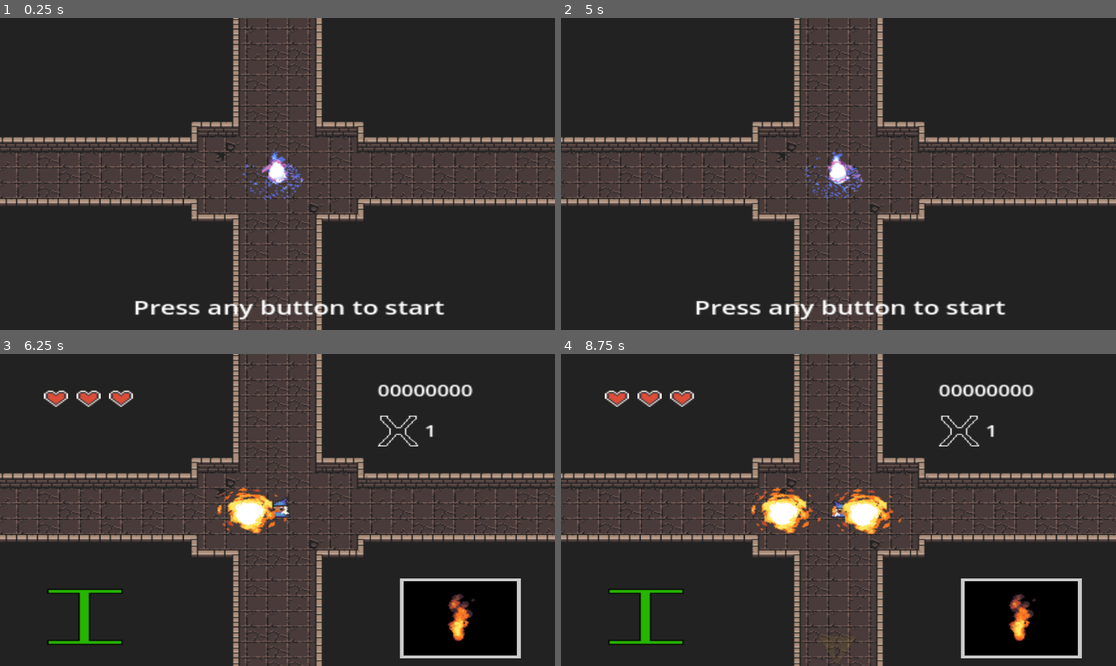
Above: before the commit, frames 1-4 (two rows, left to right).
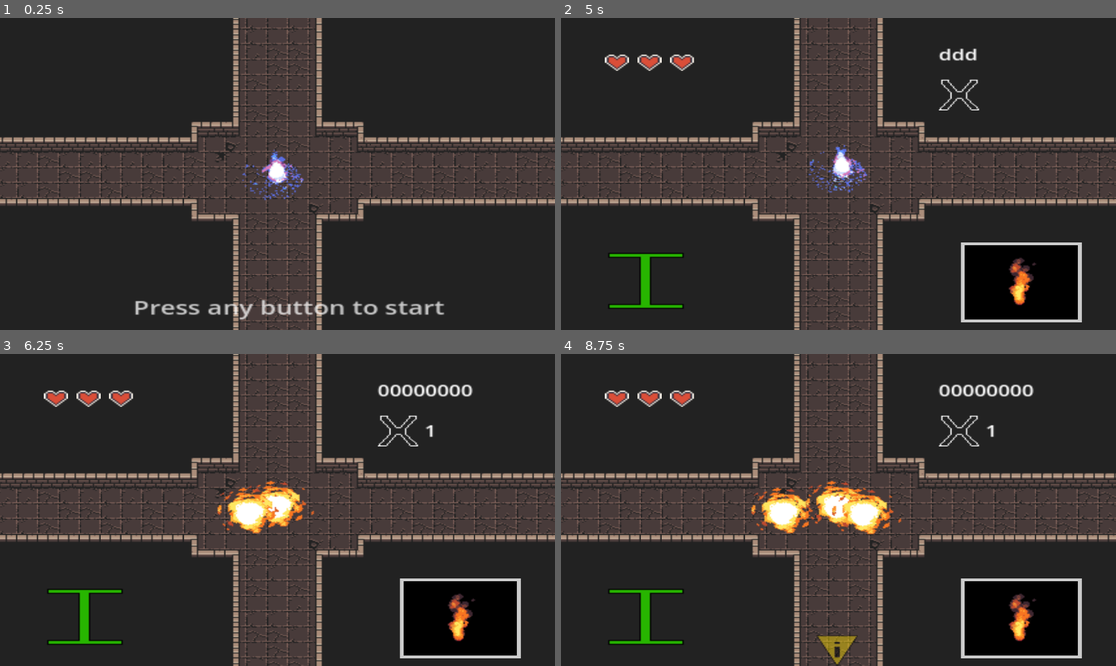
Above: after the commit, the same moments.

Repository: sentinelle28/wizard_minigame
Game: Godot game, scene res://menu/main.tscn
The game is run twice, just before and just after one commit, with the same random seed, the same clock (stepped at 60 frames per second) and the same inputs. The engine's default icon, where the game draws it, is replaced by a stand-in: a white triangle on a blue panel in a dark square. Sound files missing from this copy of the repository are replaced by a short silence.
Inputs (mouse positions are in pixels of both pictures, inside the frame that each line leads up to):
- Up to frame 1 (0.25 s): no input
- Up to frame 2 (5 s): click (849, 167) at 0.5 s; move the mouse to (960, 158) at 1.27 s; tap Mouse wheel down (change_spell_down) at 1.35, 3.6 s; tap Enter at 2 s; move the mouse to (727, 189) at 2.02 s; tap Mouse wheel up (change_spell_up) at 2.1, 4.35 s; tap Space at 2.75 s; move the mouse to (894, 105) at 2.77 s; click (894, 105) at 2.85 s; move the mouse to (810, 236) at 3.52 s; move the mouse to (1005, 220) at 4.27 s; tap Escape (return) at 4.9 s
- Up to frame 3 (6.25 s): click (288, 503) at 5.02 s; move the mouse to (111, 463) at 5.77 s; click (111, 463) at 5.85 s
- Up to frame 4 (8.75 s): move the mouse to (866, 510) at 6.52 s; tap Mouse wheel down (change_spell_down) at 6.6 s; move the mouse to (755, 432) at 7.27 s; tap Mouse wheel up (change_spell_up) at 7.35 s; move the mouse to (960, 494) at 8.02 s; click (960, 494) at 8.1 s

The runs differ from the first frame. In frame 1, 0.8% of the frame differs, in the area x 24-80%, y 90-97%; in frame 2, 8.9%, in the area x 7-94%, y 9-98%; in frame 3, 0.7%; in frame 4, 1.0%.
Error after the commit: Invalid operands 'Nil' and 'int' in operator '*'. (res://bullet/base_bullet.gd:13)

Commit message:
animated main menu + player animation

Diff:
--- a/body/player.tscn
+++ b/body/player.tscn
@@ -123,6 +123,18 @@
 "transitions": PackedFloat32Array(1),
 "update": 0,
 "values": [Color(1, 1, 1, 1)]
+}
+tracks/6/type = "value"
+tracks/6/imported = false
+tracks/6/enabled = true
+tracks/6/path = NodePath("AnimatedSprite2D:visible")
+tracks/6/interp = 1
+tracks/6/loop_wrap = true
+tracks/6/keys = {
+"times": PackedFloat32Array(0),
+"transitions": PackedFloat32Array(1),
+"update": 1,
+"values": [true]
 }
 
 [sub_resource type="Animation" id="Animation_ys80g"]
@@ -169,6 +181,42 @@
 "update": 0,
 "values": [Vector2(1, 1), Vector2(1, 0.1)]
 }
+tracks/2/type = "value"
+tracks/2/imported = false
+tracks/2/enabled = true
+tracks/2/path = NodePath("AnimatedSprite2D2:visible")
+tracks/2/interp = 1
+tracks/2/loop_wrap = true
+tracks/2/keys = {
+"times": PackedFloat32Array(0),
+"transitions": PackedFloat32Array(1),
+"update": 1,
+"values": [true]
+}
+tracks/3/type = "value"
+tracks/3/imported = false
+tracks/3/enabled = true
+tracks/3/path = NodePath("AnimatedSprite2D2:self_modulate")
+tracks/3/interp = 1
+tracks/3/loop_wrap = true
+tracks/3/keys = {
+"times": PackedFloat32Array(0, 1.2),
+"transitions": PackedFloat32Array(1, 1),
+"update": 0,
+"values": [Color(1, 1, 1, 0), Color(1, 1, 1, 1)]
+}
+tracks/4/type = "value"
+tracks/4/imported = false
+tracks/4/enabled = true
+tracks/4/path = NodePath("AnimatedSprite2D:visible")
+tracks/4/interp = 1
+tracks/4/loop_wrap = true
+tracks/4/keys = {
+"times": PackedFloat32Array(0, 1.2),
+"transitions": PackedFloat32Array(1, 1),
+"update": 1,
+"values": [true, false]
+}
 
 [sub_resource type="Animation" id="Animation_tb7uc"]
 resource_name = "hurt"
--- a/menu/main.gd
+++ b/menu/main.gd
@@ -1,6 +1,7 @@
 extends Node2D
 
-
+func _unhandled_input(event):
+	get_tree().change_scene_to_file("res://body/gamescene.tscn")
 
 
 func _on_button_pressed():
--- a/menu/main.tscn
+++ b/menu/main.tscn
@@ -442,6 +442,44 @@
 
 [sub_resource type="LabelSettings" id="LabelSettings_tbrs4"]
 font_size = 20
+
+[sub_resource type="Animation" id="Animation_mnber"]
+resource_name = "blinking"
+length = 2.0
+loop_mode = 1
+tracks/0/type = "value"
+tracks/0/imported = false
+tracks/0/enabled = true
+tracks/0/path = NodePath("Label:self_modulate")
+tracks/0/interp = 1
+tracks/0/loop_wrap = true
+tracks/0/keys = {
+"times": PackedFloat32Array(0, 1, 2),
+"transitions": PackedFloat32Array(1, 1, 1),
+"update": 0,
+"values": [Color(1, 1, 1, 1), Color(1, 1, 1, 0), Color(1, 1, 1, 1)]
+}
+
+[sub_resource type="Animation" id="Animation_7qte5"]
+length = 0.001
+tracks/0/type = "value"
+tracks/0/imported = false
+tracks/0/enabled = true
+tracks/0/path = NodePath("Label:self_modulate")
+tracks/0/interp = 1
+tracks/0/loop_wrap = true
+tracks/0/keys = {
+"times": PackedFloat32Array(0),
+"transitions": PackedFloat32Array(1),
+"update": 0,
+"values": [Color(1, 1, 1, 1)]
+}
+
+[sub_resource type="AnimationLibrary" id="AnimationLibrary_w42g0"]
+_data = {
+"RESET": SubResource("Animation_7qte5"),
+"blinking": SubResource("Animation_mnber")
+}
 
 [node name="Node2D" type="Node2D"]
 script = ExtResource("1_i2tva")
@@ -473,4 +511,10 @@
 offset_right = 787.0
 offset_bottom = 493.0
 
+[node name="AnimationPlayer" type="AnimationPlayer" parent="."]
+libraries = {
+"": SubResource("AnimationLibrary_w42g0")
+}
+autoplay = "blinking"
+
 [connection signal="pressed" from="Button" to="." method="_on_button_pressed"]
Not shown: 1 places in menu/main.tscn that only renumber resources
